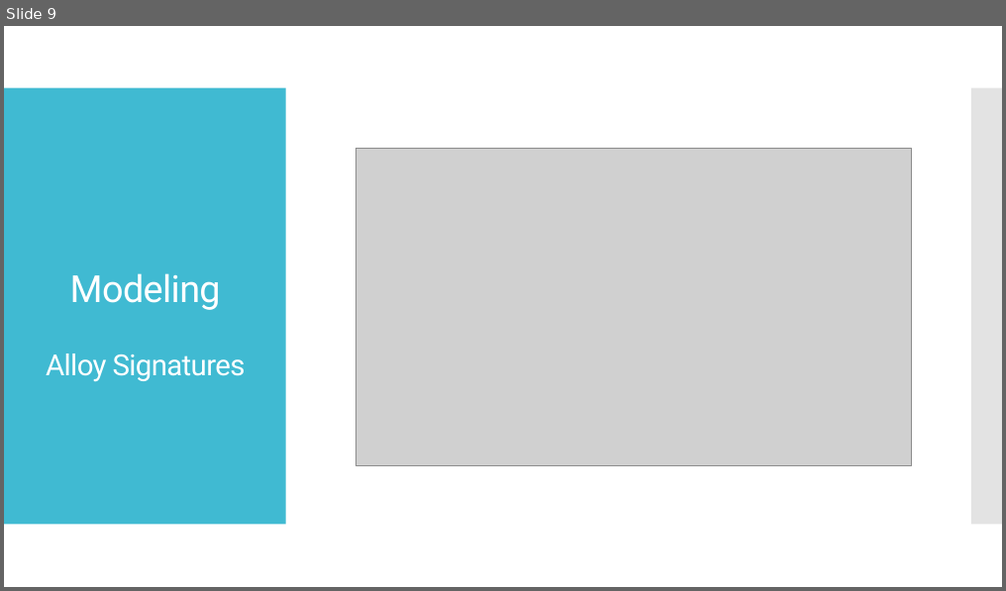
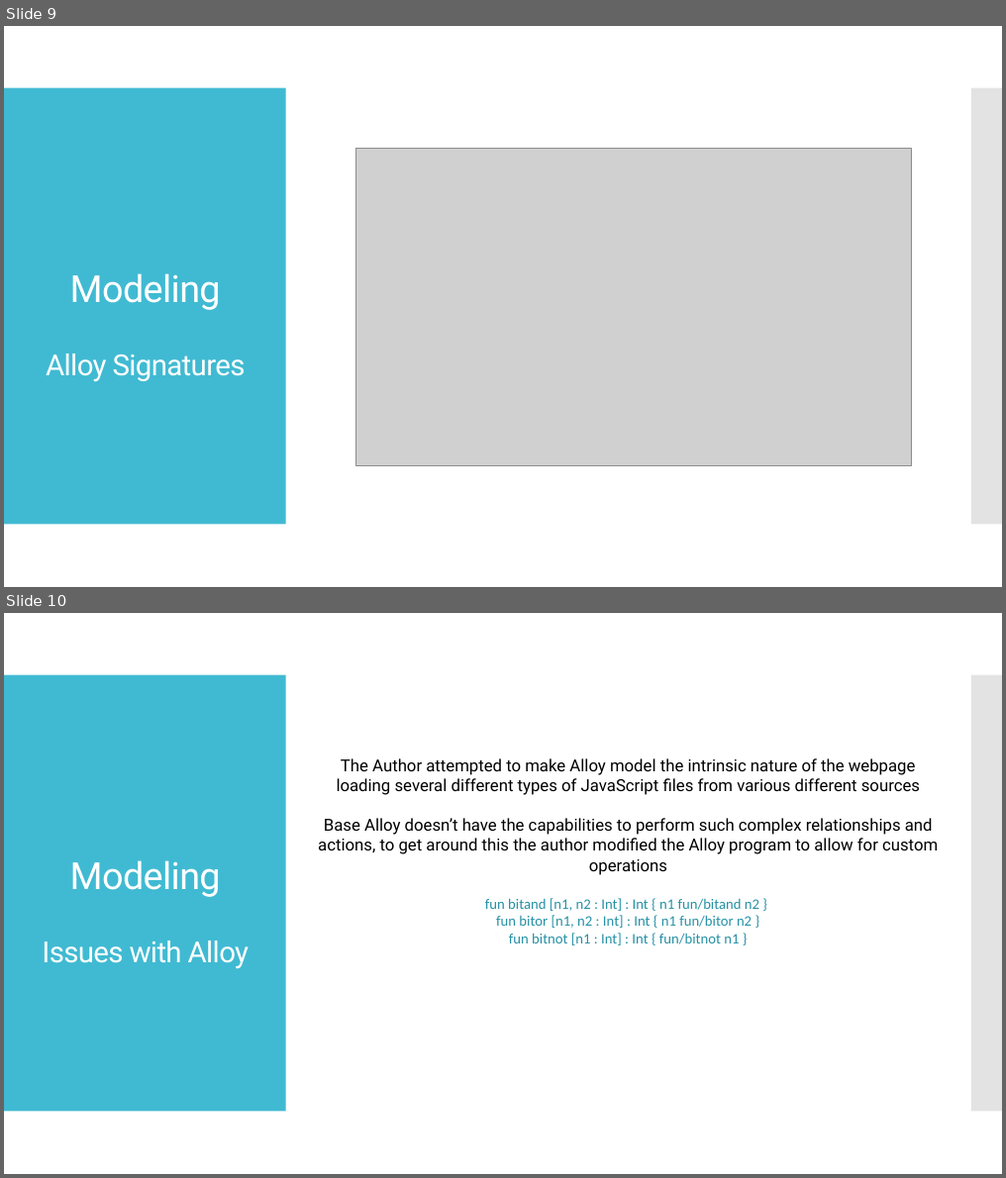
Before and after one commit to starkc1/Spring2019_Homework, a slide deck: SE-410/Stark_SE410_Presentation.pptx. Shown one above the other, each under a label of ours: slide 9 before the commit, slides 9 and 10 after it. The pictures are 1006x591 and 1006x1178 pixels, drawn with LibreOffice and Linux fonts; fonts in the diff are those of the drawing; grey boxes stand for pictures. Boxes give left, top, right and bottom in pixels: in the first picture for what was removed or moved away, otherwise in the second. Text is boxed around its words. In the diff, an @@ line names an element or a change of style, - is before the commit and + after.

```diff
--- a/SE-410/Stark_SE410_Presentation.pptx
+++ b/SE-410/Stark_SE410_Presentation.pptx
@@ slide 10 added at box(4, 613, 1002, 1174), background #FFFFFF; not listed: 2 template elements that a slide beside it also shows @@
@@ text added at box(318, 759, 938, 946), 16 pt, text #000000 @@
+The Author attempted to make Alloy model the intrinsic nature of the webpage loading several different types of JavaScript files from various different sources
+Base Alloy doesn’t have the capabilities to perform such complex relationships and actions, to get around this the author modified the Alloy program to allow for custom operations
+fun bitand [n1, n2 : Int] : Int { n1 fun/bitand n2 }
+fun bitor [n1, n2 : Int] : Int { n1 fun/bitor n2 }
+fun bitnot [n1 : Int] : Int { fun/bitnot n1 }
@@ title added at box(42, 861, 249, 969), 28 pt, text #FFFFFF @@
+Modeling
+Issues with Alloy
```
Also in this commit, not shown: 1 other slide added, 9 other files.
